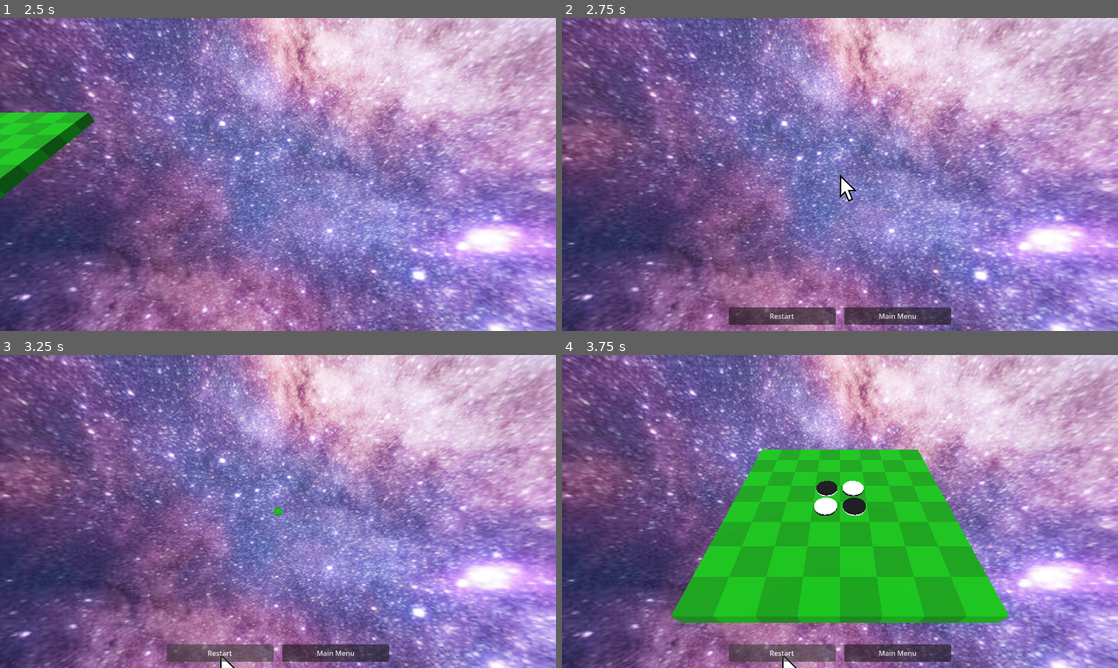
Above: before the commit, frames 1-4 (two rows, left to right).
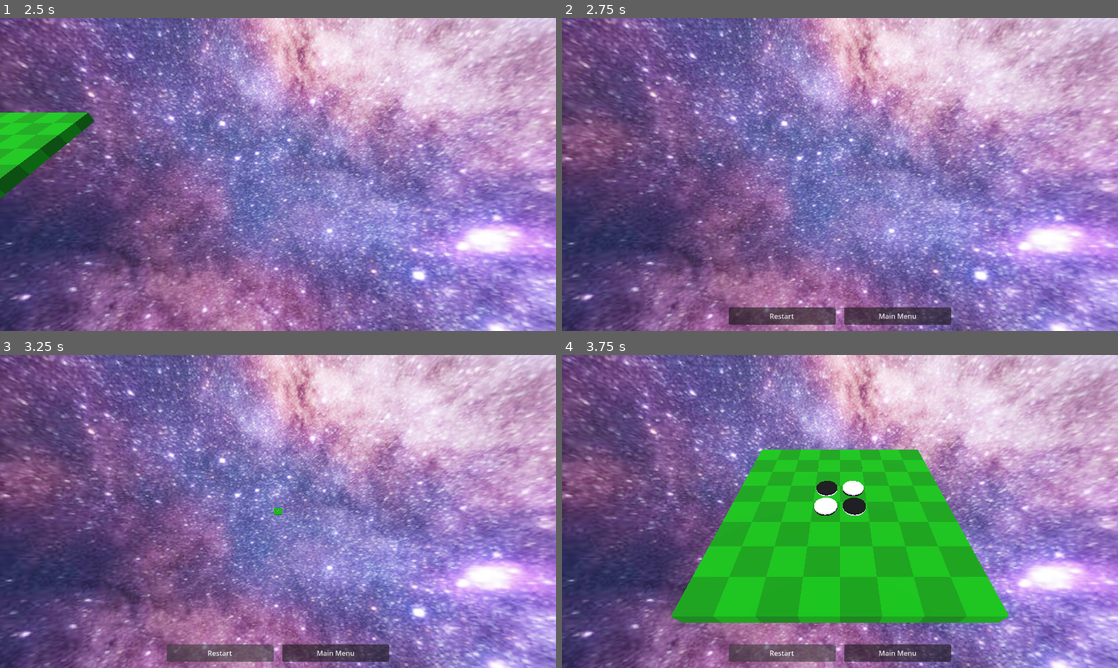
Above: after the commit, the same moments.

Repository: phrasmotica/othello
Game: Godot game, scene res://scenes/3d/main_menu_3d.tscn
Same seed, same stepped clock (60 frames per second), same inputs: the game is played once before the commit and once after it.
Inputs (mouse positions are in pixels of both pictures, inside the frame that each line leads up to):
- Up to frame 1 (2.5 s): move the mouse to (400, 158) at 0.52 s; click (400, 158) at 0.67 s; click "Start Game" at 1.25 s; move the mouse to (166, 190) at 2.02 s; click (166, 190) at 2.17 s
- Up to frame 2 (2.75 s): no input
- Up to frame 3 (3.25 s): click "Restart" at 2.75 s
- Up to frame 4 (3.75 s): click "Restart" at 3.5 s

Frame 1 is identical in both runs. In frame 2, 0.1% of the frame differs, in the area x 49-53%, y 50-59%; in frame 3, less than 0.1%; in frame 4, less than 0.1%.

Commit message:
Add mouse cursor scene as an autoload

Diff:
--- a/project.godot
+++ b/project.godot
@@ -19,6 +19,7 @@
 
 Globals="*res://scripts/globals.gd"
 SignalHelper="*res://scripts/signal_helper.gd"
+MouseCursor="*res://scripts/mouse_cursor.gd"
 
 [display]
 
--- a/scenes/3d/game_3d.tscn
+++ b/scenes/3d/game_3d.tscn
@@ -8,7 +8,6 @@
 [ext_resource type="Script" path="res://scripts/3d/entrance_orchestrator.gd" id="2_a6jhs"]
 [ext_resource type="PackedScene" uid="uid://c03r8nvs2ic2s" path="res://scenes/3d/world_environment.tscn" id="2_myd6w"]
 [ext_resource type="PackedScene" uid="uid://b3axiqvovsmhd" path="res://scenes/3d/othello_game_logic_3d.tscn" id="2_wfqod"]
-[ext_resource type="PackedScene" uid="uid://boiy71rln4n5v" path="res://scenes/mouse_cursor.tscn" id="3_lgou8"]
 [ext_resource type="PackedScene" uid="uid://dbt4l8heggobx" path="res://scenes/score_ui.tscn" id="5_1k7n7"]
 [ext_resource type="PackedScene" uid="uid://h7i6lleviljq" path="res://scenes/3d/camera_rig.tscn" id="5_o4xlo"]
 [ext_resource type="PackedScene" uid="uid://most7j8bx8hc" path="res://scenes/game_buttons.tscn" id="6_50uei"]
@@ -18,9 +17,6 @@
 script = ExtResource("1_b1isx")
 
 [node name="WorldEnvironment" parent="." instance=ExtResource("2_myd6w")]
-
-[node name="MouseCursor" parent="." instance=ExtResource("3_lgou8")]
-position = Vector2(640, 360)
 
 [node name="EntranceOrchestrator" type="Node" parent="." node_paths=PackedStringArray("board_entrance_animation", "score_ui")]
 unique_name_in_owner = true
Not shown: 1 places in scenes/3d/game_3d.tscn that only renumber resources
